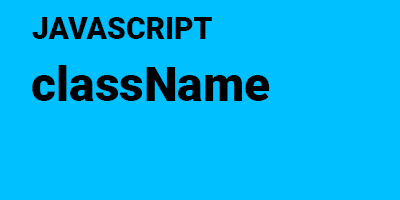
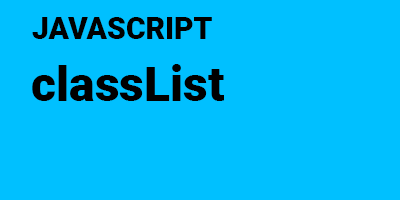
Comparing the layer stacks of the two 400x200 images. Changes:
renamed "className" to "classList", painted on it over <box>154,64,270,101</box>
